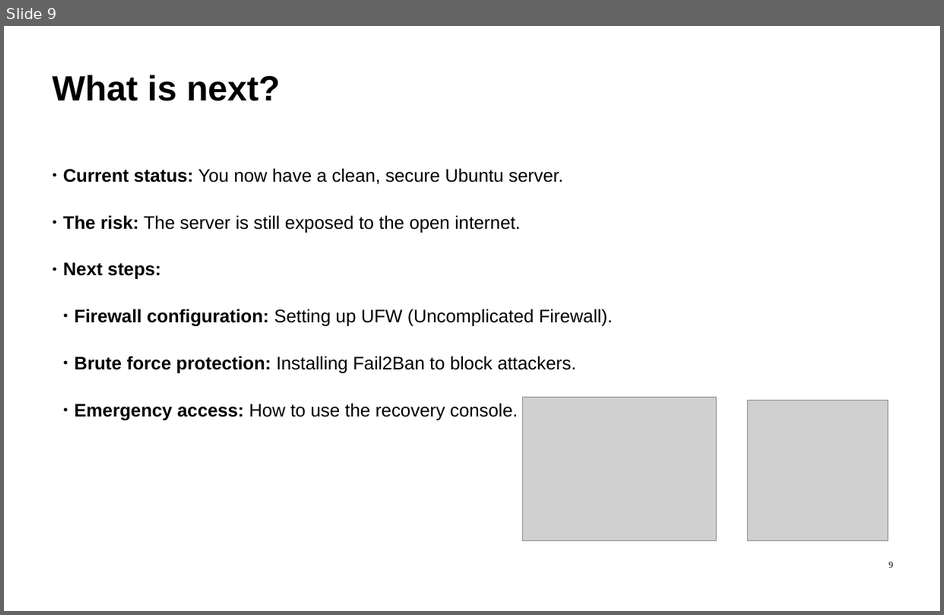
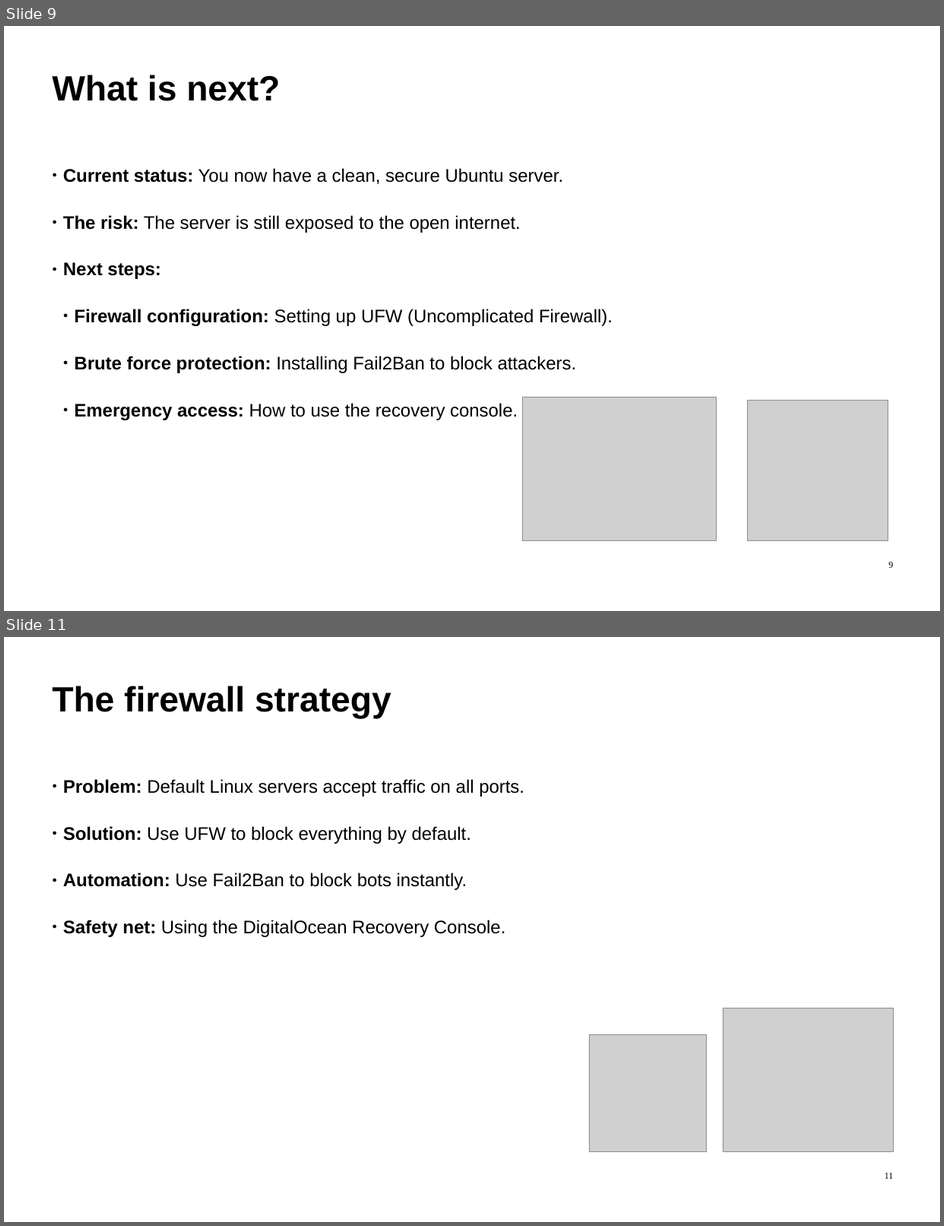
Before and after one commit to ImadSaddik/FullStackDeploymentHandbook, a slide deck: course-assets/slides/full_stack_deployment_guide.odp. Shown one above the other, each under a label of ours: slide 9 before the commit, slides 9 and 11 after it; the slides between them are not shown. The pictures are 944x615 and 944x1226 pixels, drawn with LibreOffice and Linux fonts; fonts in the diff are those of the drawing; grey boxes stand for pictures. Boxes give left, top, right and bottom in pixels: in the first picture for what was removed or moved away, otherwise in the second. Text is boxed around its words. In the diff, an @@ line names an element or a change of style, - is before the commit and + after.

```diff
--- a/course-assets/slides/full_stack_deployment_guide.odp
+++ b/course-assets/slides/full_stack_deployment_guide.odp
@@ slide 11 added at <box>4,637,940,1222</box>, background #FFFFFF @@
@@ text added at <box>52,686,392,718</box>, 54 pt, text #000000, bold @@
+The firewall strategy
@@ text added at <box>63,779,525,937</box>, 28 pt, text #000000 @@
+● Problem: Default Linux servers accept traffic on all ports.
+● Solution: Use UFW to block everything by default.
+● Automation: Use Fail2Ban to block bots instantly.
+● Safety net: Using the DigitalOcean Recovery Console.
@@ picture added at <box>723,1008,893,1152</box> @@
@@ picture added at <box>589,1035,706,1152</box> @@
@@ page number added at <box>885,1173,894,1179</box>, 14 pt, text #000000 @@
+11
```
Also in this commit, not shown: 6 other slides added, 1 other file.
